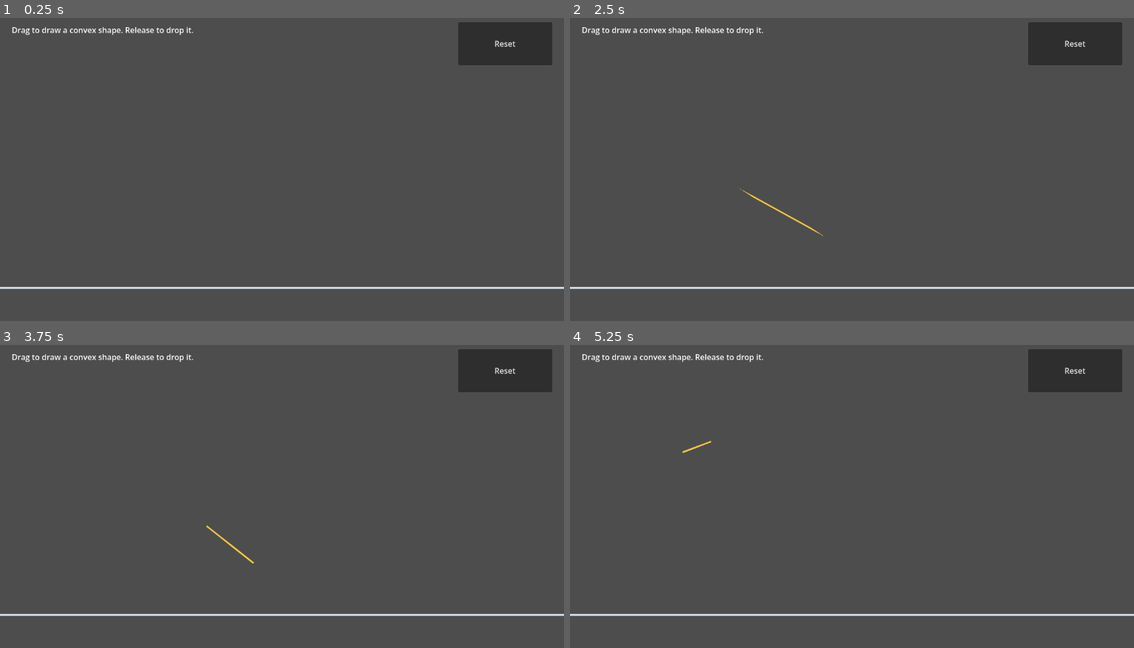
Above: before the commit, frames 1-4 (two rows, left to right).
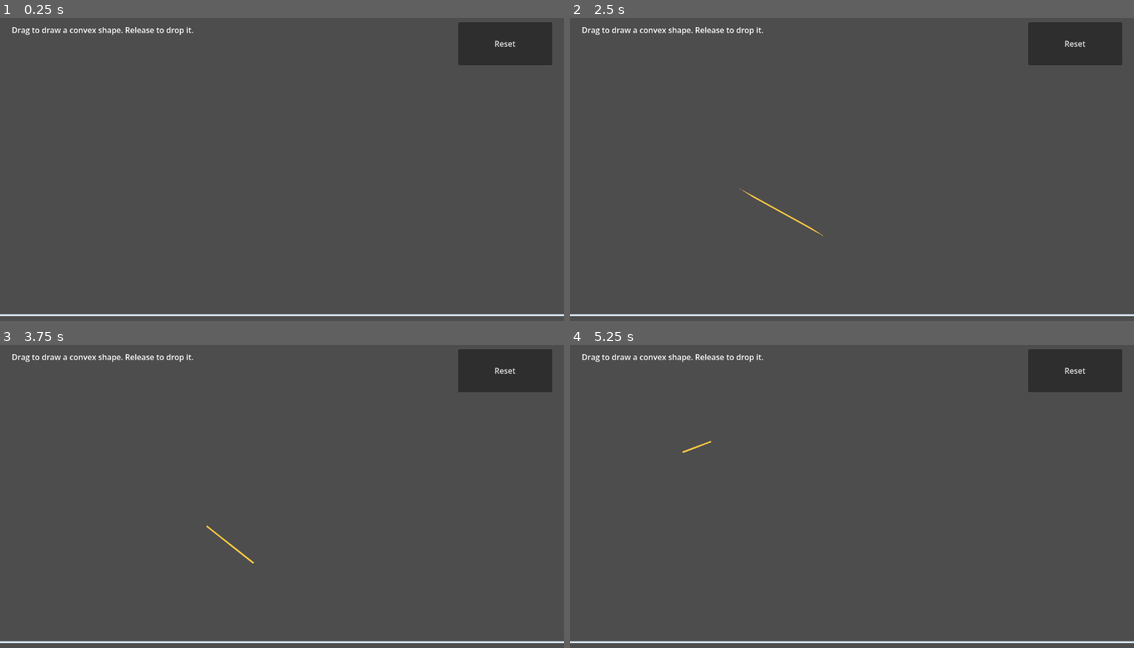
Above: after the commit, the same moments.

Repository: bundai223/game-poc
Game: Godot game, scene res://experiments/draw_physics/main.tscn
Same seed, same stepped clock (60 frames per second), same inputs: the game is played once before the commit and once after it.
Inputs (mouse positions are in pixels of both pictures, inside the frame that each line leads up to):
- Up to frame 1 (0.25 s): no input
- Up to frame 2 (2.5 s): tap Enter at 0.5 s; move the mouse to (976, 157) at 0.52 s; tap R at 0.6 s; click (976, 157) at 0.67 s; click "Reset" at 1.25 s; drag from (739, 187) to (823, 236) at 2.02 s
- Up to frame 3 (3.75 s): move the mouse to (338, 429) at 2.77 s; tap R at 2.85 s; click (338, 429) at 2.92 s; drag from (253, 563) to (112, 451) at 3.52 s
- Up to frame 4 (5.25 s): move the mouse to (1021, 548) at 4.27 s; tap R at 4.35 s; click (1021, 548) at 4.42 s; drag from (682, 451) to (767, 420) at 5.02 s

The runs differ from the first frame. In frame 1, 1.6% of the frame differs, in the area x 0-100%, y 88-99%; in frame 2, 1.6%; in frame 3, 1.6%; in frame 4, 1.6%.

Commit message:
fix: 地面を画面下部へ移動

Diff:
--- a/experiments/draw_physics/main.gd
+++ b/experiments/draw_physics/main.gd
@@ -3,10 +3,10 @@
 const Outline = preload("res://experiments/draw_physics/outline.gd")
 const OutlineData = preload("res://experiments/draw_physics/outline_data.gd")
 const RigidBodyAdapter = preload("res://experiments/draw_physics/rigid_body_adapter.gd")
-const FLOOR_Y := 560.0
 const FLOOR_WIDTH := 10000.0
 const FLOOR_HEIGHT := 32.0
 
+var _floor_y := 0.0
 var _drawing := false
 var _touch_index := -1
 var _outline := PackedVector2Array()
@@ -14,8 +14,9 @@
 
 
 func _ready() -> void:
+	_floor_y = get_viewport_rect().size.y - FLOOR_HEIGHT
 	var floor := StaticBody2D.new()
-	floor.position = Vector2(400.0, FLOOR_Y + FLOOR_HEIGHT / 2.0)
+	floor.position = Vector2(400.0, _floor_y + FLOOR_HEIGHT / 2.0)
 	var collider := CollisionShape2D.new()
 	var shape := RectangleShape2D.new()
 	shape.size = Vector2(FLOOR_WIDTH, FLOOR_HEIGHT)
@@ -116,7 +117,7 @@
 
 
 func _draw() -> void:
-	draw_line(Vector2(400.0 - FLOOR_WIDTH / 2.0, FLOOR_Y), Vector2(400.0 + FLOOR_WIDTH / 2.0, FLOOR_Y), Color(0.85, 0.9, 0.95), 4.0)
+	draw_line(Vector2(400.0 - FLOOR_WIDTH / 2.0, _floor_y), Vector2(400.0 + FLOOR_WIDTH / 2.0, _floor_y), Color(0.85, 0.9, 0.95), 4.0)
 	if _outline.size() > 1:
 		var preview := _outline.duplicate()
 		if _drawing:
--- a/tests/test_fixed_timestep_physics.gd
+++ b/tests/test_fixed_timestep_physics.gd
@@ -23,5 +23,5 @@
 	var body: RigidBody2D = demo.spawn_body(OutlineData.new(points))
 	for _frame in 120:
 		await get_tree().physics_frame
-	assert_bool(body.position.y > 450.0 and body.position.y < 550.0).is_true()
+	assert_bool(body.position.y > demo._floor_y - 100.0 and body.position.y < demo._floor_y).is_true()
 	assert_bool(absf(body.linear_velocity.y) < 10.0).is_true()
Not shown, added: raw/issues/2026-11-12_29/ground-layout.md
Not shown, changed: wiki/pages/experiments/log.md
Not shown, changed: wiki/pages/experiments/手描き輪郭の剛体化.md
